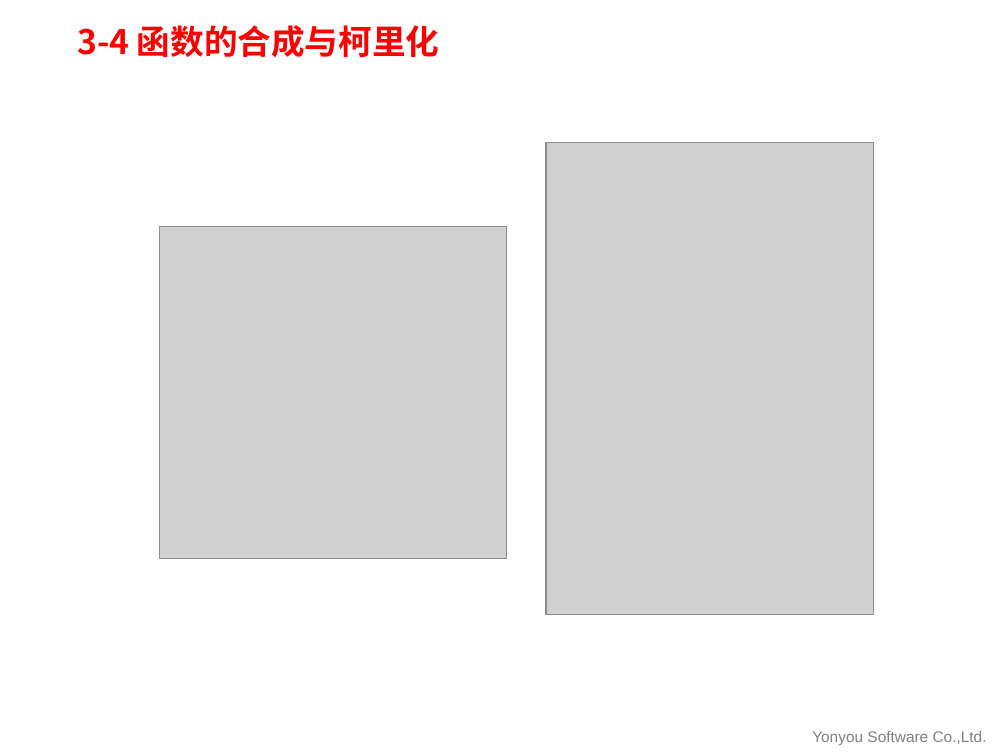
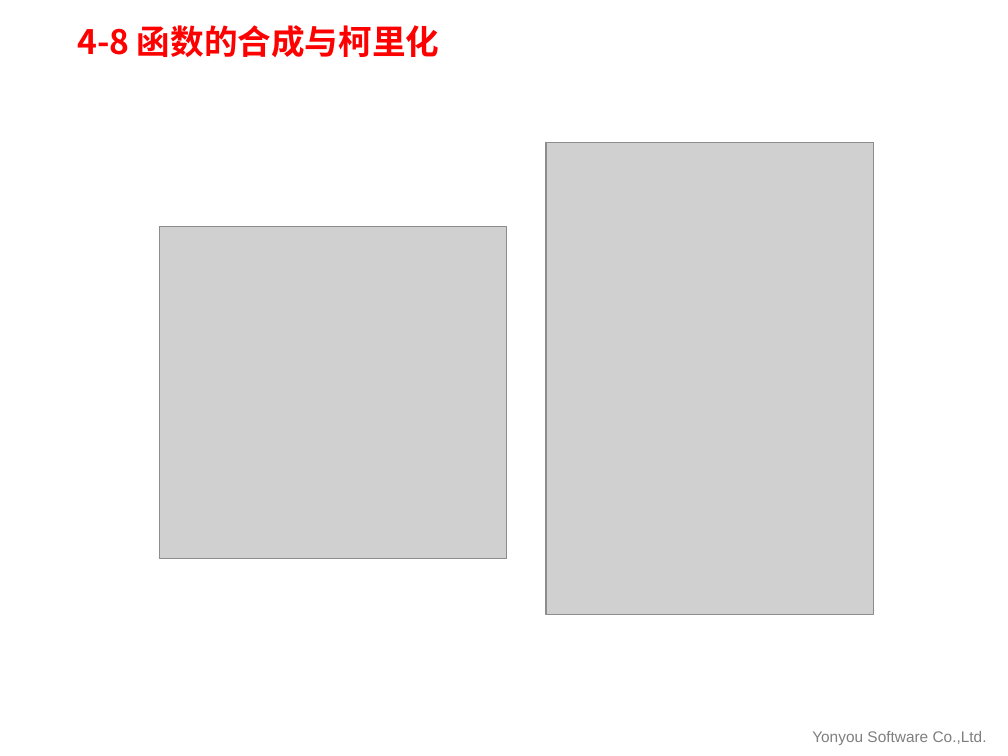
Before and after one commit to U8PLAT/Functional-programming-and-parallel-computing, a slide deck: slide 18 of 函数式语言与并行计算.pptx. Drawn at 1008x756 pixels with LibreOffice and Linux fonts; fonts in the diff are those of the drawing; grey boxes stand for pictures; background and template pictures are left out. Boxes give left, top, right and bottom in pixels: in the first picture for what was removed or moved away, otherwise in the second. Text is boxed around its words. In the diff, an @@ line names an element or a change of style, - is before the commit and + after.

```diff
--- a/函数式语言与并行计算.pptx
+++ b/函数式语言与并行计算.pptx
@@ title at box(77, 25, 439, 57): text changed @@
-3-4 函数的合成与柯里化
+4-8 函数的合成与柯里化
```
Also in this commit, not shown: 16 other slides changed.
